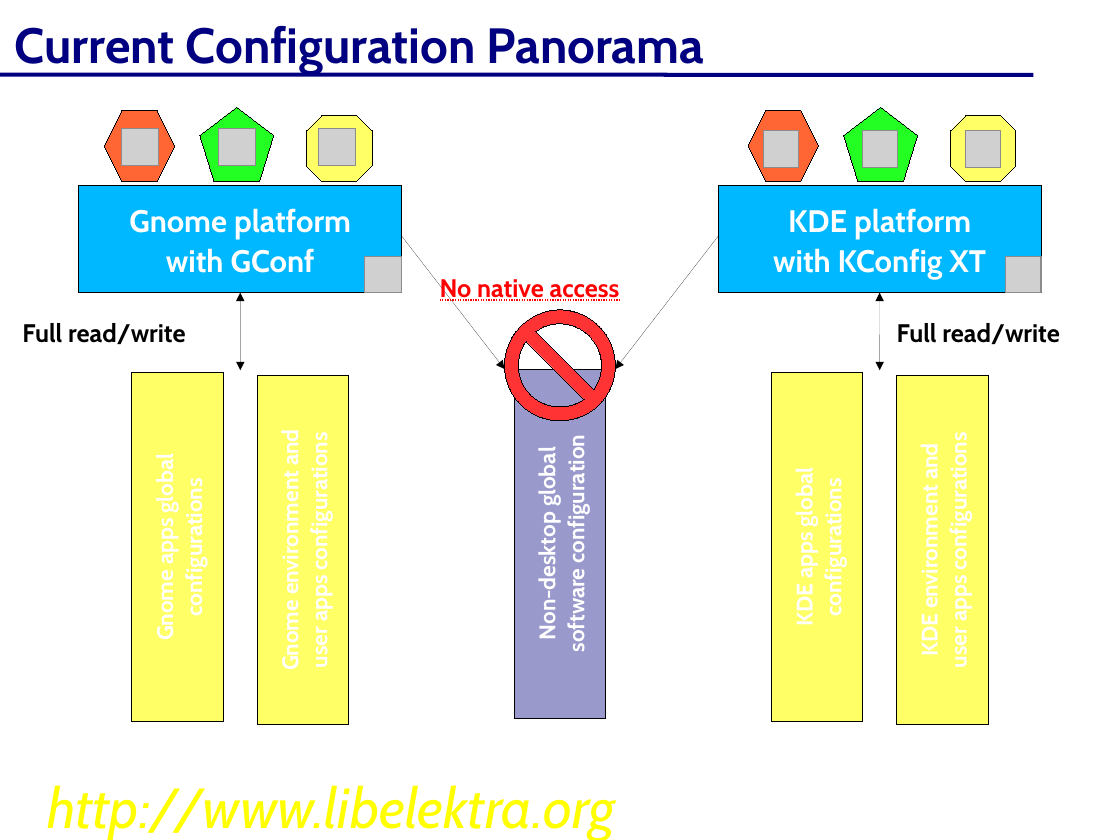
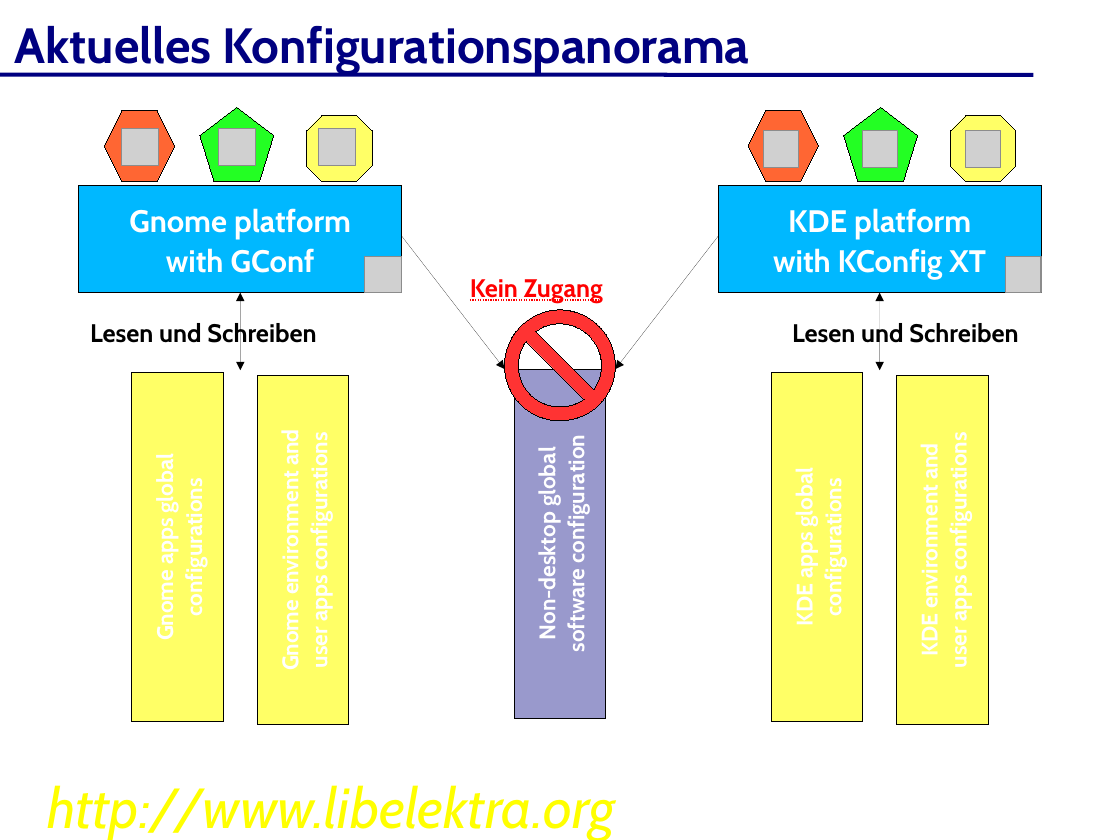
Before and after one commit to ElektraInitiative/libelektra, a slide deck: slide 29 of doc/elektra-de.odp. Drawn at 1120x840 pixels with LibreOffice and Linux fonts; fonts in the diff are those of the drawing; grey boxes stand for pictures; background and template pictures are left out. Boxes give left, top, right and bottom in pixels: in the first picture for what was removed or moved away, otherwise in the second. Text is boxed around its words. In the diff, an @@ line names an element or a change of style, - is before the commit and + after.

```diff
--- a/doc/elektra-de.odp
+++ b/doc/elektra-de.odp
@@ text at [15, 26, 750, 74]: text changed @@
-Current Configuration Panorama
+Aktuelles Konfigurationspanorama
@@ text removed at [440, 279, 620, 303] @@
-No native access
@@ text added at [470, 279, 603, 303], 18 pt, text #FF0000, bold, underline @@
+Kein Zugang
@@ text removed at [22, 323, 186, 344] @@
-Full read/write
@@ text added at [90, 321, 316, 348], 18 pt, text #000000, bold @@
+Lesen und Schreiben
@@ text added at [792, 323, 1018, 348], 18 pt, text #000000, bold @@
+Lesen und Schreiben
@@ text removed at [897, 323, 1060, 344] @@
-Full read/write
```
Also in this commit, not shown: 25 other slides changed, 12 slides added, 11 slides removed.
